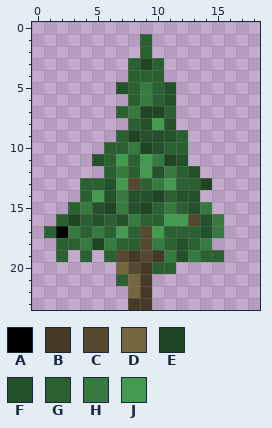
File history of a pixel-art sprite, gfx/bigtree/bigtree-2.png. Above, as it was before the edit.
The file is 19x24 pixels. Colours within 5 levels of each other are drawn and written as one.
Palette (. is transparent): A #000000  B #453b25  C #54492e  D #756640  E #1e4623  F #23522a  G #2b6031  H #367a3f  J #449b4f
Pixels before, first column x 1:
 1 ........G......
 2 ........G......
 3 .......GEG.....
 4 .......GGG.....
 5 ......FGHGF....
 6 .......GHGF....
 7 ......GHEEG....
 8 .......GFJF....
 9 ......GEFFFG...
10 .....GGHEFGG...
11 ....FGJGJHEF...
12 .....GHGJFHGF..
13 ...GGFJCGHJGGE.
14 ...GJFHFFEGFF..
15 ..GHFEHFEGHGFH.
16 .GEGFGFHGGJJCFH
17 GAHGHGJGCJGGGFH
18 .GGHEHGGCHGFGH.
19 .G.G.GCBCBHFHGG
20 ......DCBGG....
21 ......GDB......
22 .......DB......
23 .......BB......
New version:
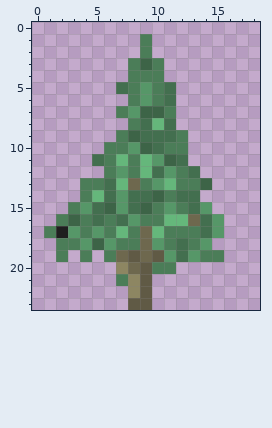
What changed:
colour A: #000000 -> #1f1f1f
colour B: #453b25 -> #605a45
colour C: #54492e -> #6e684e
colour D: #756640 -> #8d8662
colour E: #1e4623 -> #3d6447
colour F: #23522a -> #436f4f
colour G: #2b6031 -> #4b7d58
colour H: #367a3f -> #569768
colour J: #449b4f -> #65b77b
